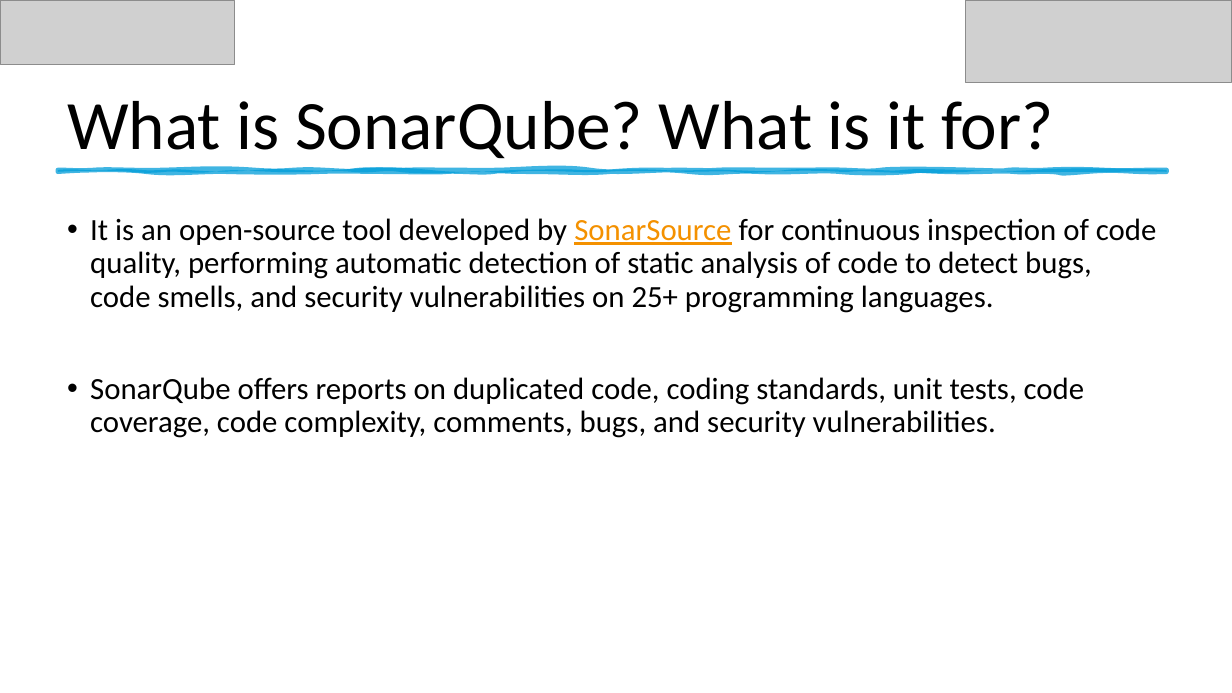
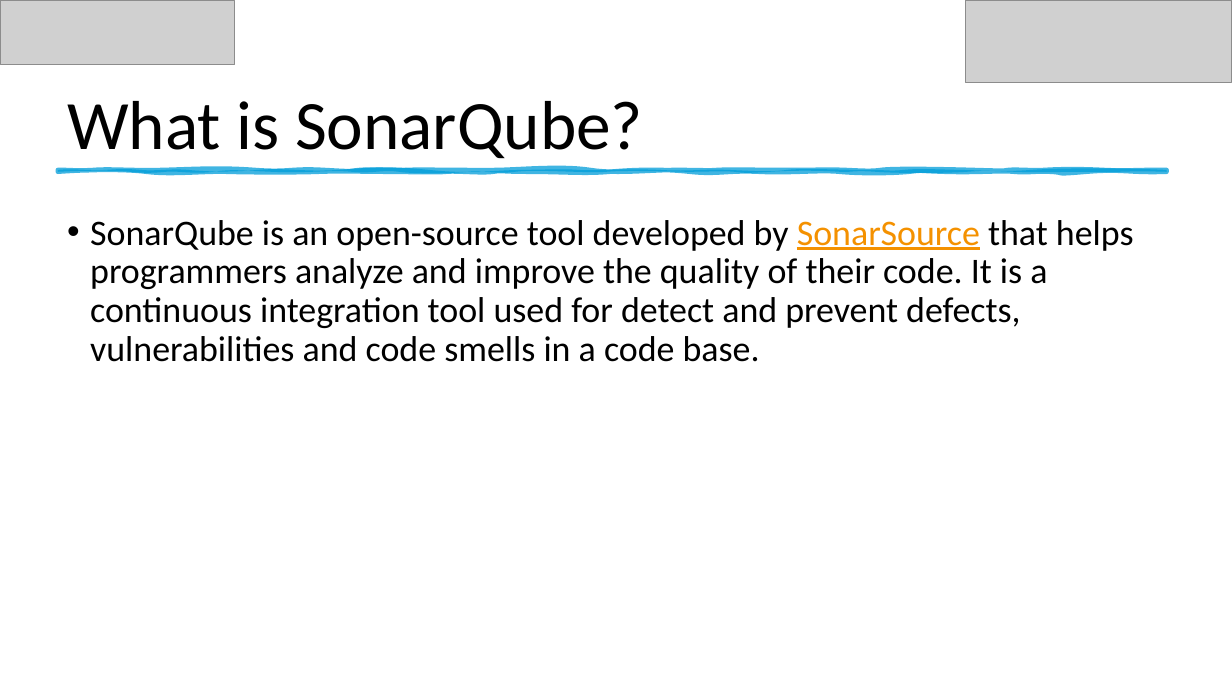
Before and after one commit to GB1609/ComputerScienceNotes, a slide deck: slide 2 of MyNotes/SonarQube/SonarQube.pptx. Drawn at 1232x693 pixels with LibreOffice and Linux fonts; fonts in the diff are those of the drawing; grey boxes stand for pictures. Boxes give left, top, right and bottom in pixels: in the first picture for what was removed or moved away, otherwise in the second. Text is boxed around its words. In the diff, an @@ line names an element or a change of style, - is before the commit and + after.

```diff
--- a/MyNotes/SonarQube/SonarQube.pptx
+++ b/MyNotes/SonarQube/SonarQube.pptx
@@ title at [67, 101, 643, 166]: text changed @@
-What is SonarQube? What is it for?
+What is SonarQube?
@@ text at [90, 220, 1134, 362]: text changed; size 24 to 28 pt @@
-• It is an open-source tool developed by SonarSource for continuous inspection of code quality, performing automatic detection of static analysis of code to detect bugs, code smells, and security vulnerabilities on 25+ programming languages.
-• SonarQube offers reports on duplicated code, coding standards, unit tests, code coverage, code complexity, comments, bugs, and security vulnerabilities.
+• SonarQube is an open-source tool developed by SonarSource that helps programmers analyze and improve the quality of their code. It is a continuous integration tool used for detect and prevent defects, vulnerabilities and code smells in a code base.
```
Also in this commit, not shown: 4 other slides changed, 2 slides added, 8 other files.
